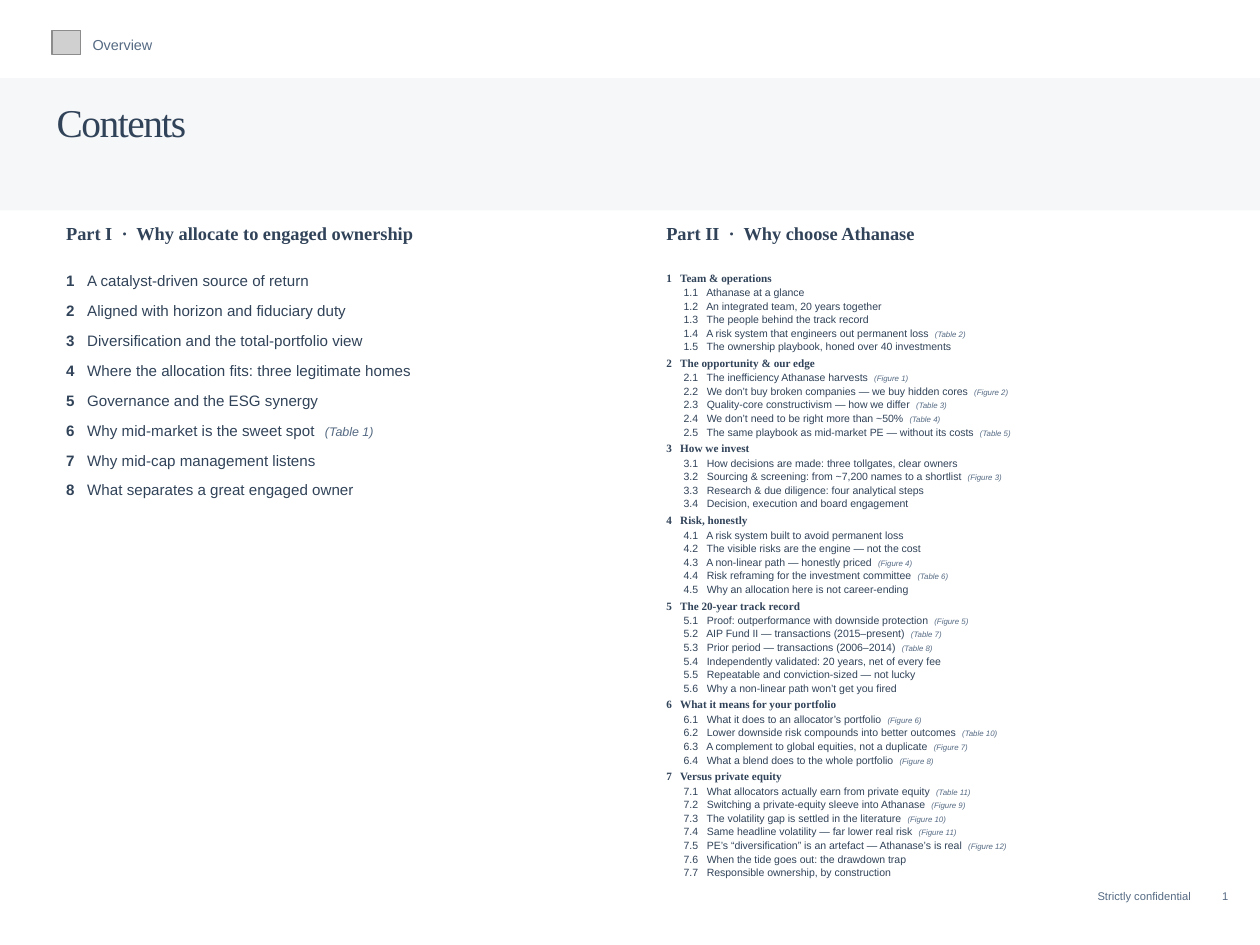
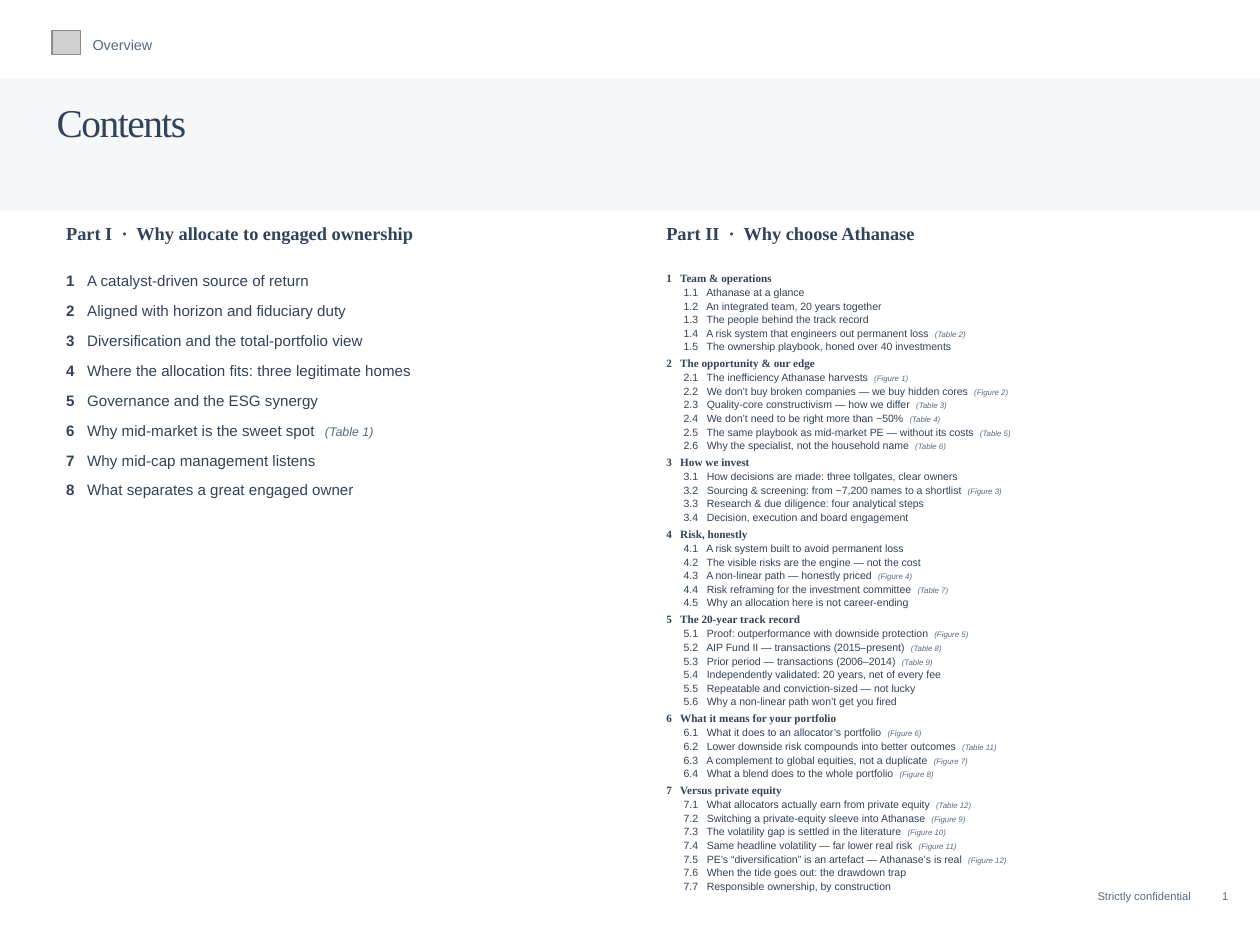
Before and after one commit to charette-lab/Claude, a slide deck: slide 2 of Athanase_Engaged_Ownership_Allocator_Deck.pptx. Drawn at 1260x945 pixels with LibreOffice and Linux fonts; fonts in the diff are those of the drawing; grey boxes stand for pictures. Boxes give left, top, right and bottom in pixels: in the first picture for what was removed or moved away, otherwise in the second. Text is boxed around its words. In the diff, an @@ line names an element or a change of style, - is before the commit and + after.

```diff
--- a/Athanase_Engaged_Ownership_Allocator_Deck.pptx
+++ b/Athanase_Engaged_Ownership_Allocator_Deck.pptx
@@ text at <box>707,441,946,451</box>: paragraph added @@
+2.6 Why the specialist, not the household name (Table 6)
@@ text at <box>707,573,948,595</box>: text changed @@
-4.4 Risk reframing for the investment committee (Table 6)
+4.4 Risk reframing for the investment committee (Table 7)
@@ text at <box>706,643,942,667</box>: text changed @@
-5.2 AIP Fund II — transactions (2015–present) (Table 7)
-5.3 Prior period — transactions (2006–2014) (Table 8)
+5.2 AIP Fund II — transactions (2015–present) (Table 8)
+5.3 Prior period — transactions (2006–2014) (Table 9)
@@ text at <box>707,742,997,752</box>: text changed @@
-6.2 Lower downside risk compounds into better outcomes (Table 10)
+6.2 Lower downside risk compounds into better outcomes (Table 11)
@@ text at <box>684,800,971,810</box>: text changed @@
-7.1 What allocators actually earn from private equity (Table 11)
+7.1 What allocators actually earn from private equity (Table 12)
```
Also in this commit, not shown: 35 other slides changed, 1 slide added, 1 other file.
